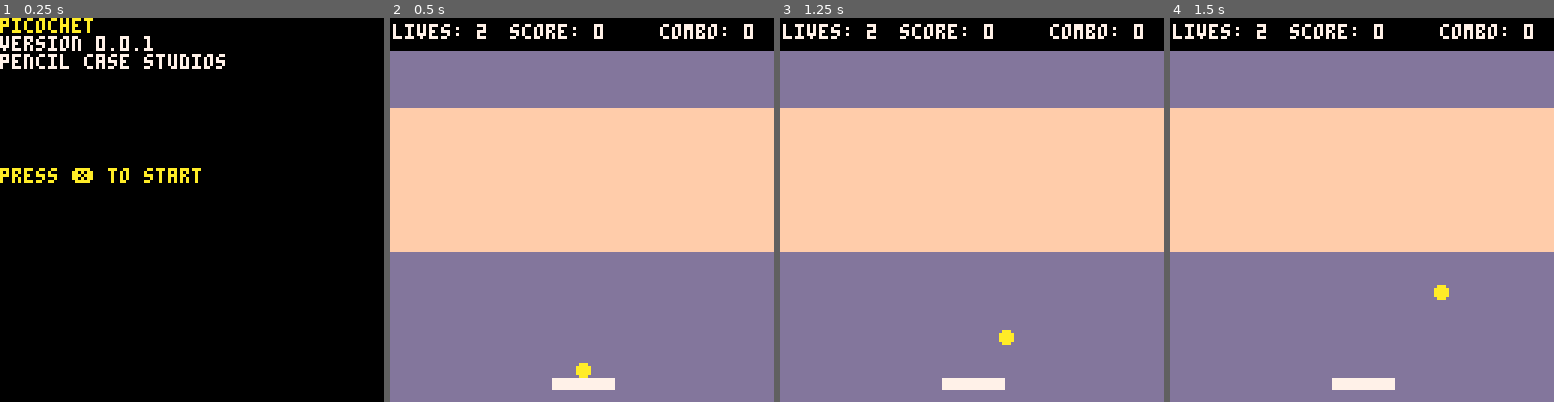
Above: before the commit, frames 1-4 (left to right).
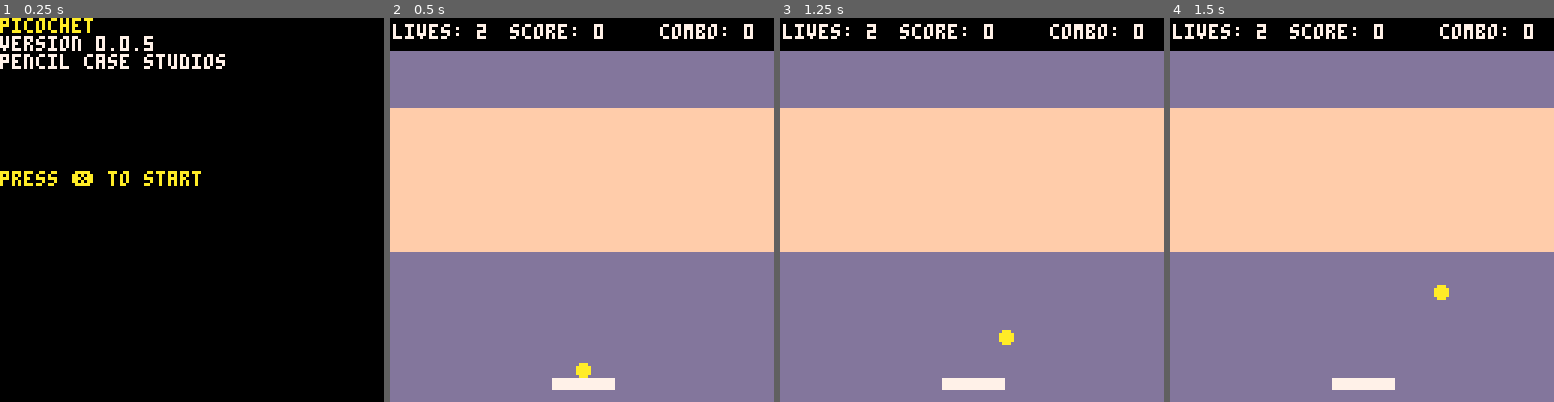
Above: after the commit, the same moments.

Repository: pencilcasestudios/picochet
Game: PICO-8 cartridge picochet.p8
The game is run twice, just before and just after one commit, with the same random seed, the same clock (stepped at 60 frames per second) and the same inputs.
Inputs:
- Up to frame 1 (0.25 s): no input
- Up to frame 2 (0.5 s): tap X (X key) at 0.33 s
- Up to frame 3 (1.25 s): tap X (X key) at 1.07 s
- Up to frame 4 (1.5 s): no input

The runs differ from the first frame. In frame 1, 0.9% of the frame differs, in the area x 0-53%, y 4-44%; in frame 2, nothing differs; in frame 3, nothing differs; in frame 4, nothing differs.

Commit message:
Create a `shadowed_text` function
I am using a text shadow effect in multiple places. This commit
refactors this into a function so that I can reuse the effect.

Diff:
--- a/picochet.p8
+++ b/picochet.p8
@@ -14,7 +14,7 @@
 
 function _init()
 	-- game
-	game_version = "0.0.1"
+	game_version = "0.0.5"
 	game_developer = "pencil case studios"
 	game_mode = "start game"
 
@@ -296,7 +296,7 @@
 	print(
 		"press ❎ to start",
 		0,
-		50,
+		51,
 		yellow
 	)
 end
@@ -368,65 +368,73 @@
 	)
 end
 
+function shadowed_text(text, x, y, shadow_colour, text_colour)
+	print(text, x + 1, y + 1, shadow_colour)
+	print(text, x, y, text_colour)
+end
+
 function draw_game_over()
-	-- shadow
-	print(
+	shadowed_text(
 		"you lose?",
 		9,
 		51,
-		black
-	)
-	-- text
-	print(
-		"you lose?",
-		8,
-		50,
+		black,
 		white
 	)
 
-	print(
+	shadowed_text(
 		"press ❎ to restart",
 		9,
 		61,
-		black
-	)
-	print(
-		"press ❎ to restart",
-		8,
-		60,
+		black,
 		gray
 	)
 end
 
 function draw_game_win()
-	-- shadow
-	print(
+	shadowed_text(
 		"you win?",
 		9,
 		51,
-		black
-	)
-	-- text
-	print(
-		"you win?",
-		8,
-		50,
+		black,
 		white
 	)
 
-	-- shadow
-	print(
+	shadowed_text(
 		"press ❎ to restart",
 		9,
 		61,
-		black
-	)
-
-	-- text
-	print(
+		black,
+		gray
+	)
+end
+
+function draw_game_win()
+	shadowed_text(
+		"you win?",
+		9,
+		51,
+		black,
+		white
+	)
+
+	shadowed_text(
 		"press ❎ to restart",
-		8,
-		60,
+		9,
+		61,
+		black,
+		gray
+	)
+end
+
+function draw_pause_game()
+	shadowed_text("paused", 9, 51, black, white)
+
+	shadowed_text(
+		"press ❎ to restart",
+		9,
+		61,
+		black,
 		gray
 	)
 end
